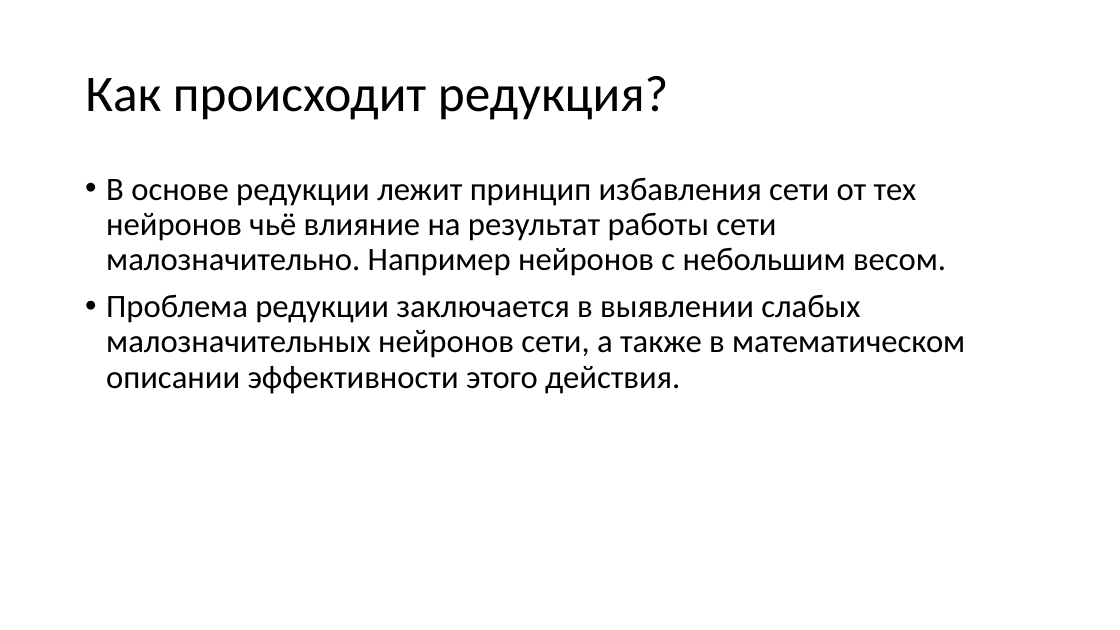
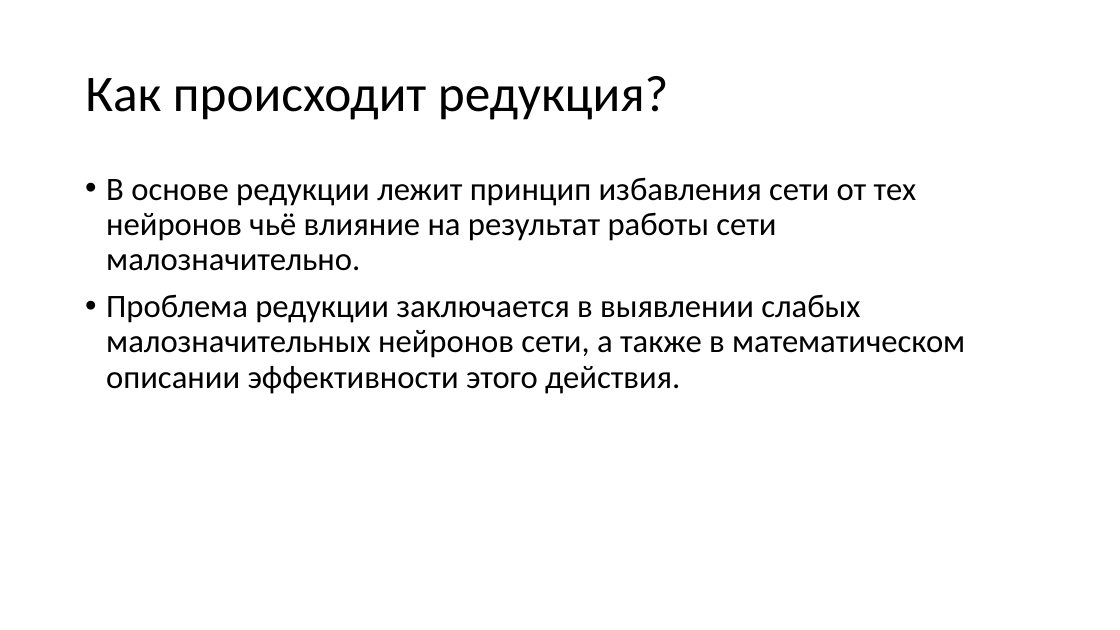
Before and after one commit to sven4500/masters-diploma, a slide deck: slide 6 of Презентация/Пезентация.ppt. Drawn at 1120x630 pixels with LibreOffice and Linux fonts; fonts in the diff are those of the drawing. Boxes give left, top, right and bottom in pixels: in the first picture for what was removed or moved away, otherwise in the second. Text is boxed around its words. In the diff, an @@ line names an element or a change of style, - is before the commit and + after.

```diff
--- a/Презентация/Пезентация.ppt
+++ b/Презентация/Пезентация.ppt
@@ text at [106, 177, 917, 271]: text changed @@
-• В основе редукции лежит принцип избавления сети от тех нейронов чьё влияние на результат работы сети малозначительно. Например нейронов с небольшим весом.
+• В основе редукции лежит принцип избавления сети от тех нейронов чьё влияние на результат работы сети малозначительно.
```
Also in this commit, not shown: 3 other slides changed, 7 slides added, 1 other file.
